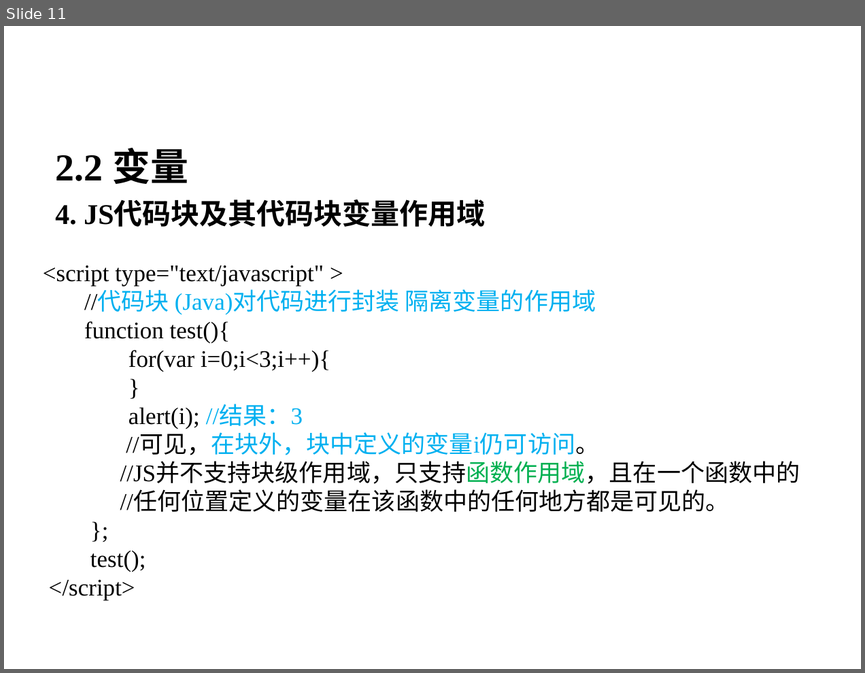
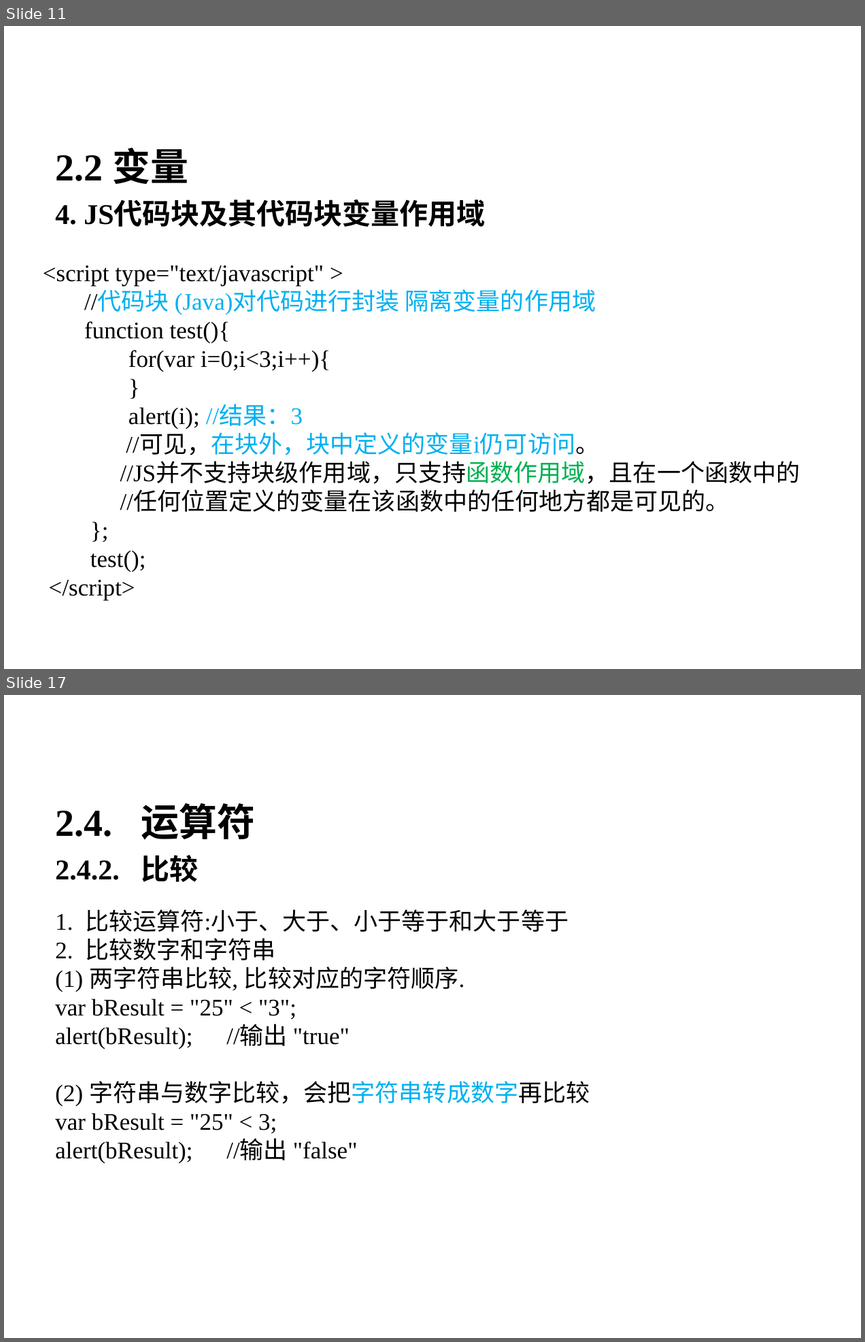
Before and after one commit to bifengganghyt/gitroot, a slide deck: javaweb/【0】front-end/【1】javascript/JavaScript基础.ppt. Shown one above the other, each under a label of ours: slide 11 before the commit, slides 11 and 17 after it; the slides between them are not shown. The pictures are 865x673 and 865x1342 pixels, drawn with LibreOffice and Linux fonts; fonts in the diff are those of the drawing; background and template pictures are left out. Boxes give left, top, right and bottom in pixels: in the first picture for what was removed or moved away, otherwise in the second. Text is boxed around its words. In the diff, an @@ line names an element or a change of style, - is before the commit and + after.

```diff
--- a/javaweb/【0】front-end/【1】javascript/JavaScript基础.ppt
+++ b/javaweb/【0】front-end/【1】javascript/JavaScript基础.ppt
@@ slide 17 added at (4, 695, 861, 1338), background picture (left out) @@
@@ text added at (47, 721, 818, 828), 40 pt, text #FFFFFF, bold @@
+2. JavaScript基础
@@ text added at (55, 803, 255, 882), 24 pt, text #000000, bold @@
+2.4. 运算符
+2.4.2. 比较
@@ text added at (55, 909, 589, 1163), 20 pt, text #000000 @@
+1. 比较运算符:小于、大于、小于等于和大于等于
+2. 比较数字和字符串
+(1) 两字符串比较, 比较对应的字符顺序.
+var bResult = "25" < "3";
+alert(bResult); //输出 "true"
+(2) 字符串与数字比较，会把字符串转成数字再比较
+var bResult = "25" < 3;
+alert(bResult); //输出 "false"
```
Also in this commit, not shown: 5 slides changed, 25 other slides added, 13 slides removed, 14 other files.
